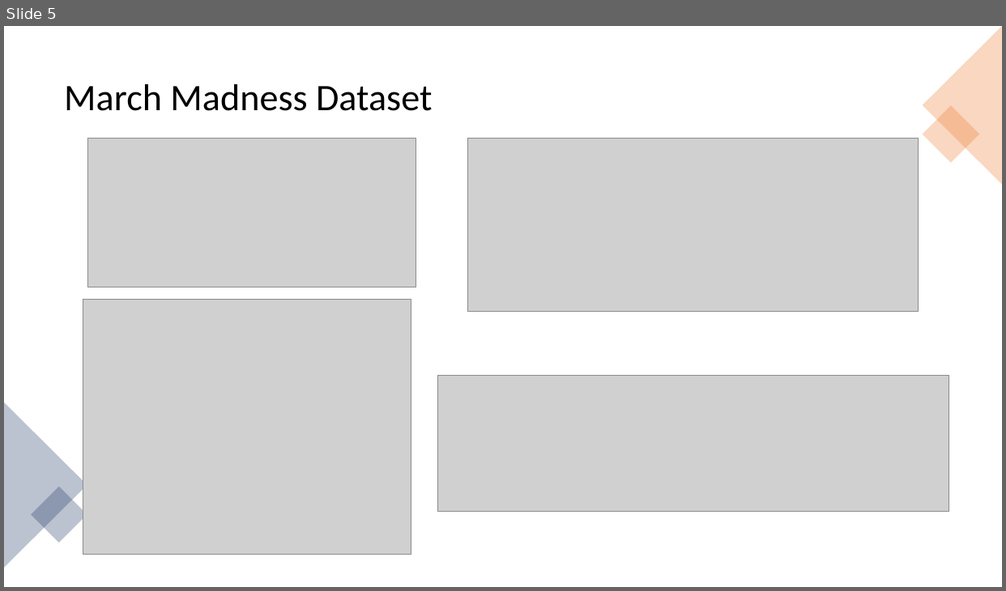
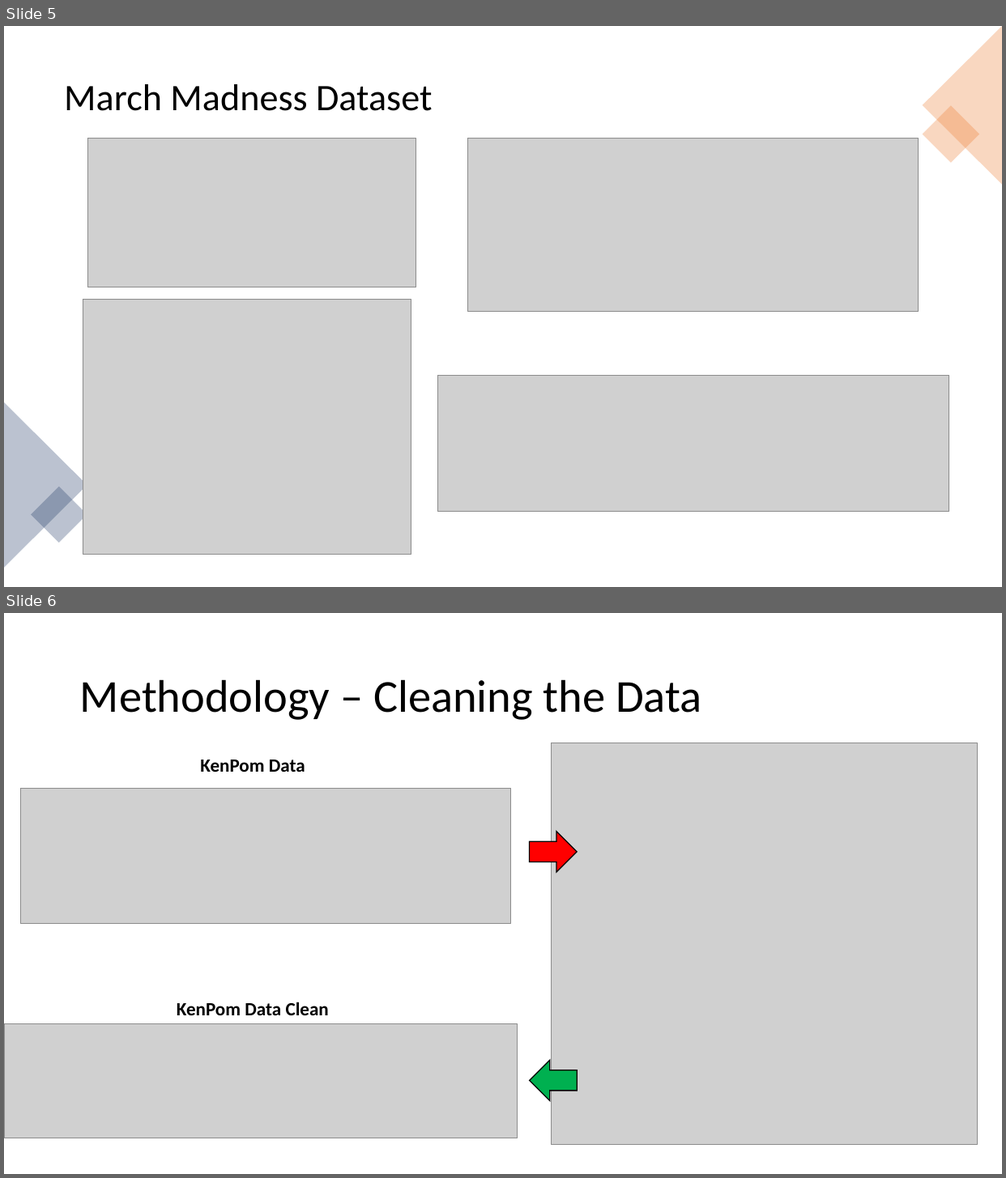
Before and after one commit to kriswasemiller/MM_NCAA_Capstone, a slide deck: Brett_branch/Madness_Power_Point.pptx. Shown one above the other, each under a label of ours: slide 5 before the commit, slides 5 and 6 after it. The pictures are 1006x591 and 1006x1178 pixels, drawn with LibreOffice and Linux fonts; fonts in the diff are those of the drawing; grey boxes stand for pictures. Boxes give left, top, right and bottom in pixels: in the first picture for what was removed or moved away, otherwise in the second. Text is boxed around its words. In the diff, an @@ line names an element or a change of style, - is before the commit and + after.

```diff
--- a/Brett_branch/Madness_Power_Point.pptx
+++ b/Brett_branch/Madness_Power_Point.pptx
@@ slide 6 added at [4,613,1002,1174], background #FFFFFF @@
@@ title added at [80,679,702,720], 44 pt, text #000000 @@
+Methodology – Cleaning the Data
@@ picture added at [552,743,978,1144] @@
@@ text added at [200,760,305,772], 18 pt, text #000000, bold @@
+KenPom Data
@@ picture added at [20,788,511,924] @@
@@ down arrow added at [529,831,577,871], fill #FF0000, outline #000000 1 pt @@
@@ picture added at [4,1024,518,1139] @@
@@ text added at [177,1002,329,1016], 18 pt, text #000000, bold @@
+KenPom Data Clean
@@ down arrow added at [529,1060,577,1101], fill #00B050, outline #000000 1 pt @@
```
Also in this commit, not shown: 4 slides changed, 6 other slides added, 3 slides removed.
